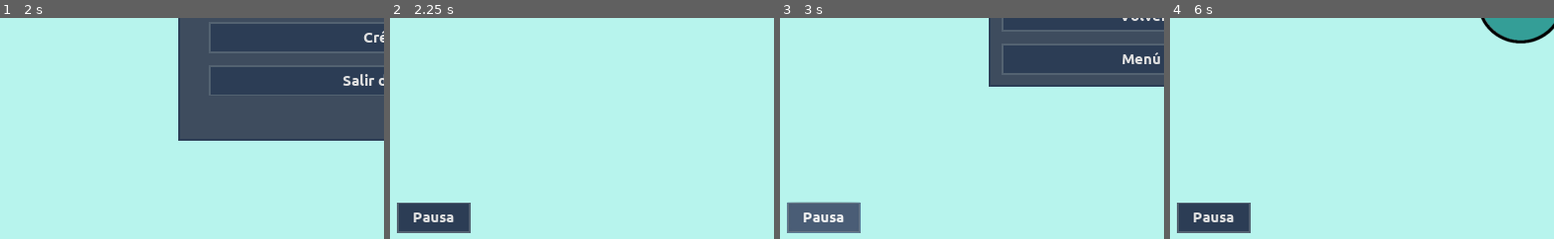
Above: before the commit, frames 1-4 (left to right).
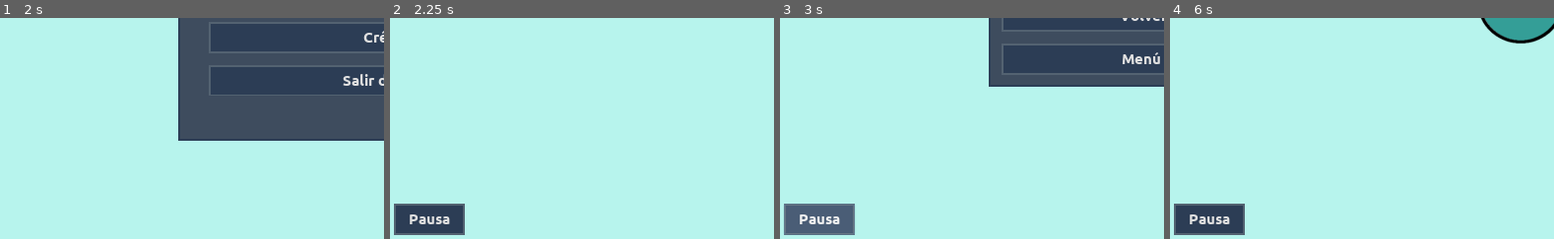
Above: after the commit, the same moments.

Repository: moisesjbc/contando-hasta-100
Game: Godot game, scene res://gui/main_menu/main_menu.tscn
Two runs of this game, one before a commit and one after it. Both use one fixed random seed, a clock stepped at 60 frames per second and the inputs below.
Inputs:
- Up to frame 1 (2 s): click "Créditos" at 0.5 s; click "Volver al menú principal" at 1.25 s
- Up to frame 2 (2.25 s): click "Empezar juego" at 2 s
- Up to frame 3 (3 s): click "Pausa" at 2.75 s
- Up to frame 4 (6 s): click "Volver al juego" at 3.5 s; click "Pausa" at 4.25 s; click "Menú principal" at 5 s; click "Empezar juego" at 5.75 s
The pictures show only the part of the screen within x 0-50%, y 50-100%; the shares and areas given below are measured in that part.

Frame 1 is identical in both runs. In frame 2, 1.3% of the frame differs, in the area x 1-22%, y 83-99%; in frame 3, 1.3%; in frame 4, 1.3%.

Commit message:
Add button pressed sound

Diff:
--- a/godot-project/gameplay/gui/pause_menu/pause_menu.gd
+++ b/godot-project/gameplay/gui/pause_menu/pause_menu.gd
@@ -15,11 +15,10 @@
 	get_tree().change_scene("res://gui/main_menu/main_menu.tscn")
 
 
-
-func _on_restart_button_pressed():
-	set_paused(true)
-
-
 func _input(event):
 	if not get_tree().paused and event is InputEventKey and event.scancode == KEY_ESCAPE:
 		set_paused(true)
+
+
+func _on_pause_button_pressed():
+	set_paused(true)
--- a/godot-project/gameplay/gui/pause_menu/pause_menu.tscn
+++ b/godot-project/gameplay/gui/pause_menu/pause_menu.tscn
@@ -43,7 +43,7 @@
 
 [node name="title" type="Label" parent="center_container/panel/margin_container/vbox_container"]
 margin_right = 560.0
-margin_bottom = 65.0
+margin_bottom = 45.0
 size_flags_horizontal = 3
 size_flags_vertical = 3
 custom_fonts/font = SubResource( 1 )
@@ -52,9 +52,9 @@
 valign = 1
 
 [node name="resume_game_button" parent="center_container/panel/margin_container/vbox_container" instance=ExtResource( 3 )]
-margin_top = 75.0
+margin_top = 65.0
 margin_right = 560.0
-margin_bottom = 125.0
+margin_bottom = 115.0
 text = "Volver al juego"
 
 [node name="return_to_main_menu_button" parent="center_container/panel/margin_container/vbox_container" instance=ExtResource( 3 )]
@@ -64,16 +64,12 @@
 text = "Menú principal"
 
 [node name="pause_button" parent="." instance=ExtResource( 3 )]
-anchor_left = 1.0
-anchor_top = 1.0
-anchor_right = 1.0
-anchor_bottom = 1.0
-margin_left = -1269.0
-margin_top = -60.0
-margin_right = -1149.0
-margin_bottom = -10.0
+margin_left = 6.0
+margin_top = 663.0
+margin_right = 122.0
+margin_bottom = 713.0
 text = "Pausa"
 
 [connection signal="pressed" from="center_container/panel/margin_container/vbox_container/resume_game_button" to="." method="_on_resume_game_button_pressed"]
 [connection signal="pressed" from="center_container/panel/margin_container/vbox_container/return_to_main_menu_button" to="." method="_on_return_to_main_menu_button_pressed"]
-[connection signal="pressed" from="pause_button" to="." method="_on_restart_button_pressed"]
+[connection signal="pressed" from="pause_button" to="." method="_on_pause_button_pressed"]
--- /dev/null
+++ b/godot-project/globals/button_pressed_sound/button_pressed_sound.tscn
@@ -0,0 +1,8 @@
+[gd_scene load_steps=2 format=2]
+
+[ext_resource path="res://globals/button_pressed_sound/button_pressed.wav" type="AudioStream" id=1]
+
+[node name="button_pressed_sound" type="AudioStreamPlayer"]
+pause_mode = 2
+stream = ExtResource( 1 )
+volume_db = -20.0
--- /dev/null
+++ b/godot-project/gui/button/button.gd
@@ -0,0 +1,5 @@
+extends Button
+
+
+func _on_restart_button_pressed():
+	get_node("/root/button_pressed_sound").play()
--- a/godot-project/gui/button/button.tscn
+++ b/godot-project/gui/button/button.tscn
@@ -1,6 +1,7 @@
-[gd_scene load_steps=6 format=2]
+[gd_scene load_steps=7 format=2]
 
 [ext_resource path="res://fonts/Ubuntu-B.ttf" type="DynamicFontData" id=1]
+[ext_resource path="res://gui/button/button.gd" type="Script" id=2]
 
 [sub_resource type="DynamicFont" id=8]
 size = 25
@@ -41,3 +42,6 @@
 custom_styles/pressed = SubResource( 7 )
 custom_styles/normal = SubResource( 5 )
 text = "Restart game"
+script = ExtResource( 2 )
+
+[connection signal="pressed" from="." to="." method="_on_restart_button_pressed"]
--- a/godot-project/project.godot
+++ b/godot-project/project.godot
@@ -16,6 +16,7 @@
 [autoload]
 
 trick_type="*res://globals/trick_type.gd"
+button_pressed_sound="*res://globals/button_pressed_sound/button_pressed_sound.tscn"
 
 [display]
 
Not shown, added: godot-project/globals/button_pressed_sound/button_pressed.wav.import
Not shown, added: godot-project/gui/button/button_pressed.wav.import
Not shown, added: godot-project/globals/button_pressed_sound/button_pressed.wav
